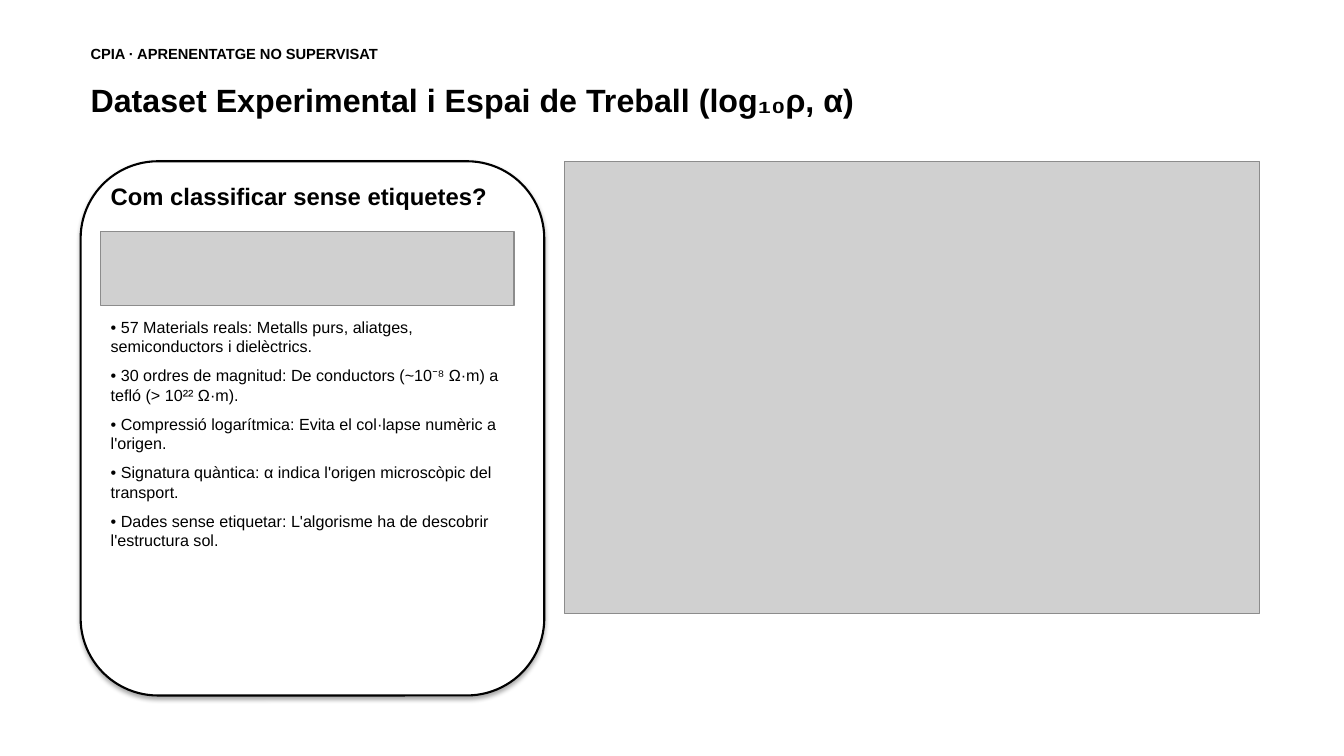
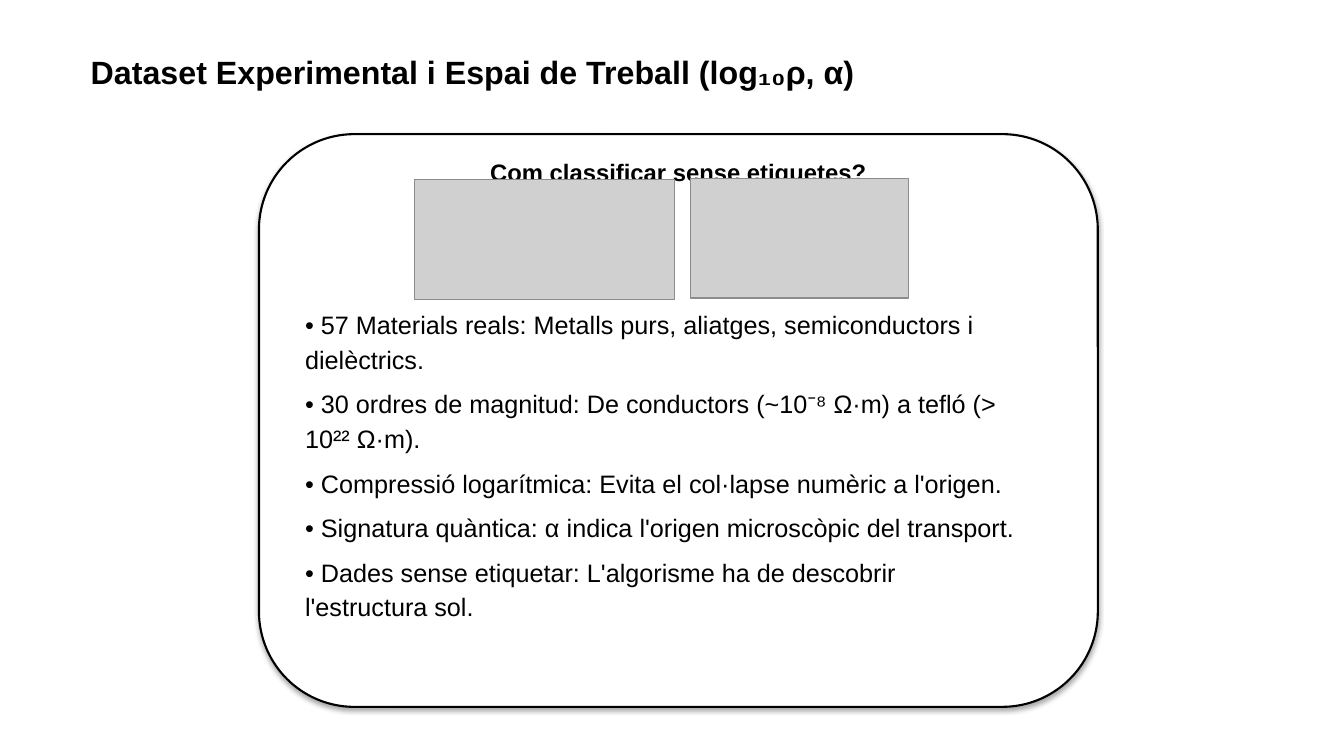
Before and after one commit to ArnauMontull/CPIA-Expo, a slide deck: slide 14 of presentacion/expo_cpia.pptx. Drawn at 1344x756 pixels with LibreOffice and Linux fonts; fonts in the diff are those of the drawing; grey boxes stand for pictures. Boxes give left, top, right and bottom in pixels: in the first picture for what was removed or moved away, otherwise in the second. Text is boxed around its words. In the diff, an @@ line names an element or a change of style, - is before the commit and + after.

```diff
--- a/presentacion/expo_cpia.pptx
+++ b/presentacion/expo_cpia.pptx
@@ text "Dataset Experimental i Espai de ...": place and size @@
-text "Dataset Experimental i Espai de ..." at bbox=[91, 88, 854, 119]
+text "Dataset Experimental i Espai de ..." at bbox=[91, 60, 855, 90]
@@ text removed at bbox=[91, 48, 378, 59] @@
-CPIA · APRENENTATGE NO SUPERVISAT
@@ rounded rectangle: place and size @@
-rounded rectangle at bbox=[81, 161, 544, 696]
+rounded rectangle at bbox=[259, 134, 1098, 707]
@@ rounded rectangle at bbox=[259, 134, 1098, 707]: proportions changed @@
@@ picture added at bbox=[414, 179, 676, 299] @@
@@ text "Com classificar sense etiquetes?": place and size @@
-text "Com classificar sense etiquetes?" at bbox=[111, 187, 487, 210]
+text "Com classificar sense etiquetes?" at bbox=[490, 162, 866, 187]
@@ text "Com classificar sense etiquetes?" at bbox=[490, 162, 866, 187]: alignment left to centre @@
@@ picture removed at bbox=[565, 161, 1260, 614] @@
@@ picture added at bbox=[691, 178, 908, 298] @@
@@ picture removed at bbox=[101, 232, 514, 306] @@
@@ text "• 57 Materials reals: Metalls ...": place and size @@
-text "• 57 Materials reals: Metalls ..." at bbox=[111, 321, 498, 546]
+text "• 57 Materials reals: Metalls ..." at bbox=[305, 315, 1013, 617]
@@ text "• 57 Materials reals: Metalls ..." at bbox=[305, 315, 1013, 617]: size 11.5 to 18 pt; line spacing 1 to 1.15; less space between paragraphs @@
```
Also in this commit, not shown: 7 other slides changed, 2 slides added, 4 other files.
